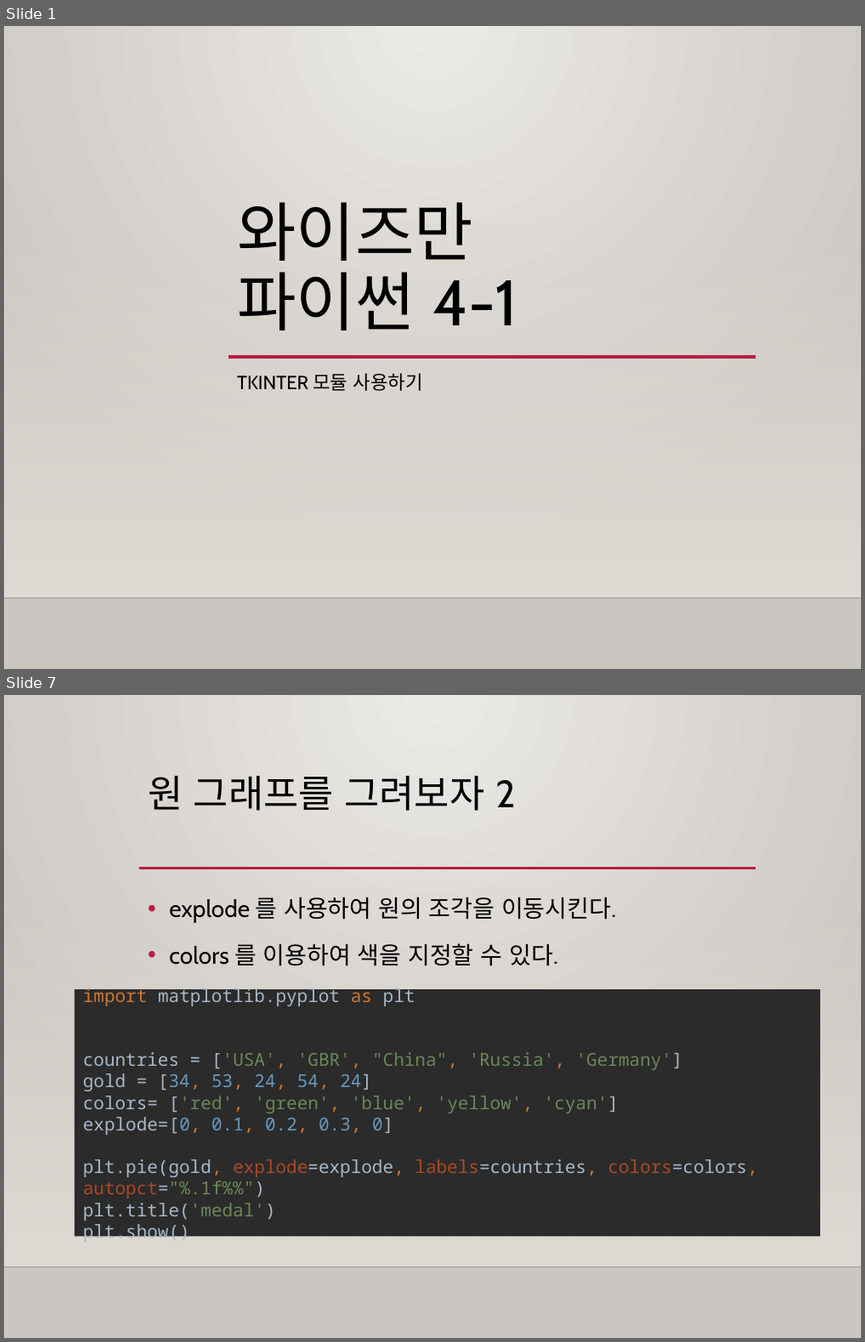
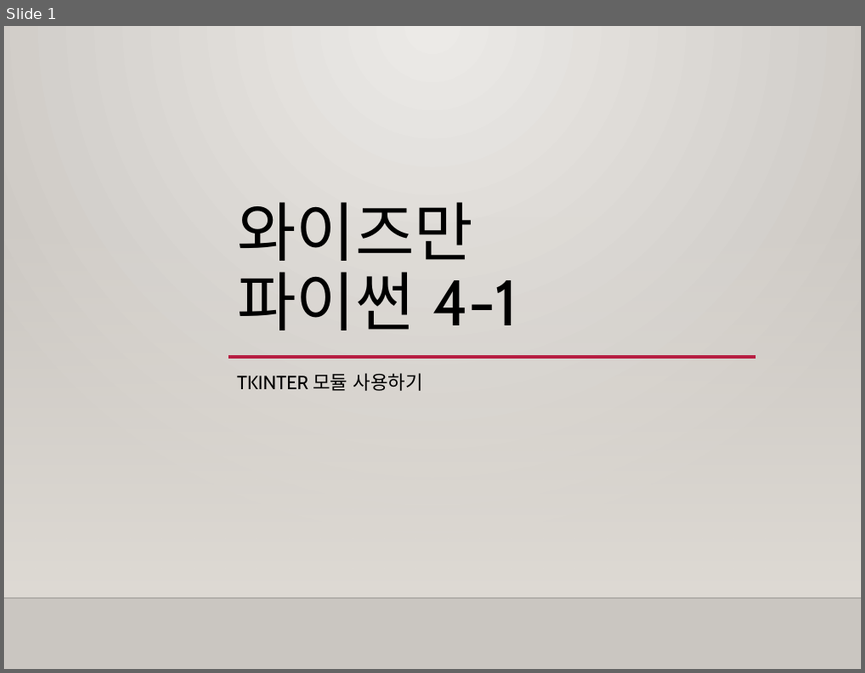
Before and after one commit to freshmea/weizman_python_class, a slide deck: textbook/파이썬4-1교시.pptx. Shown one above the other, each under a label of ours: slides 1 and 7 before the commit, slide 1 after it; the slides between them are not shown. The pictures are 865x1342 and 865x673 pixels, drawn with LibreOffice and Linux fonts; fonts in the diff are those of the drawing; background and template pictures are left out. Boxes give left, top, right and bottom in pixels: in the first picture for what was removed or moved away, otherwise in the second. Text is boxed around its words. In the diff, an @@ line names an element or a change of style, - is before the commit and + after.

```diff
--- a/textbook/파이썬4-1교시.pptx
+++ b/textbook/파이썬4-1교시.pptx
@@ slide 7 removed at box(4, 695, 861, 1338), background gradient #ECEAE7 to #CAC7C1; not listed: 2 template elements that a slide beside it also shows @@
@@ title removed at box(148, 776, 515, 811) @@
-원 그래프를 그려보자 2
@@ line removed from (139, 868) to (755, 868) @@
@@ text removed at box(169, 897, 616, 966) @@
-• explode 를 사용하여 원의 조각을 이동시킨다.
-• colors 를 이용하여 색을 지정할 수 있다.
@@ rectangle removed at box(75, 990, 820, 1236) @@
-import matplotlib.pyplot as plt
-countries = ['USA', 'GBR', "China", 'Russia', 'Germany']
-gold = [34, 53, 24, 54, 24]
-colors= ['red', 'green', 'blue', 'yellow', 'cyan']
-explode=[0, 0.1, 0.2, 0.3, 0]
-plt.pie(gold, explode=explode, labels=countries, colors=colors, autopct="%.1f%%")
-plt.title('medal')
-plt.show()
```
Also in this commit, not shown: 2 slides changed, 8 slides added, 6 other slides removed, 3 other files.
